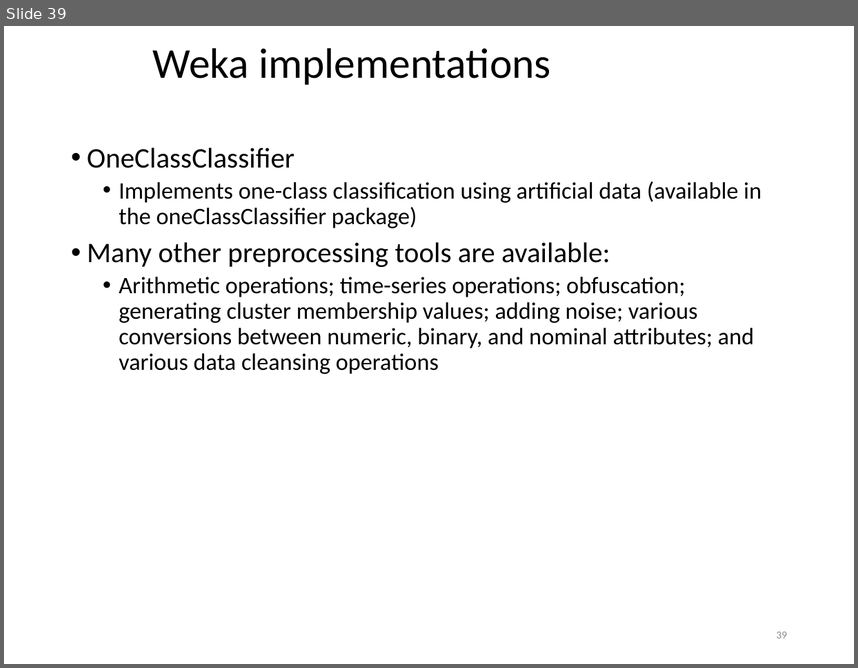
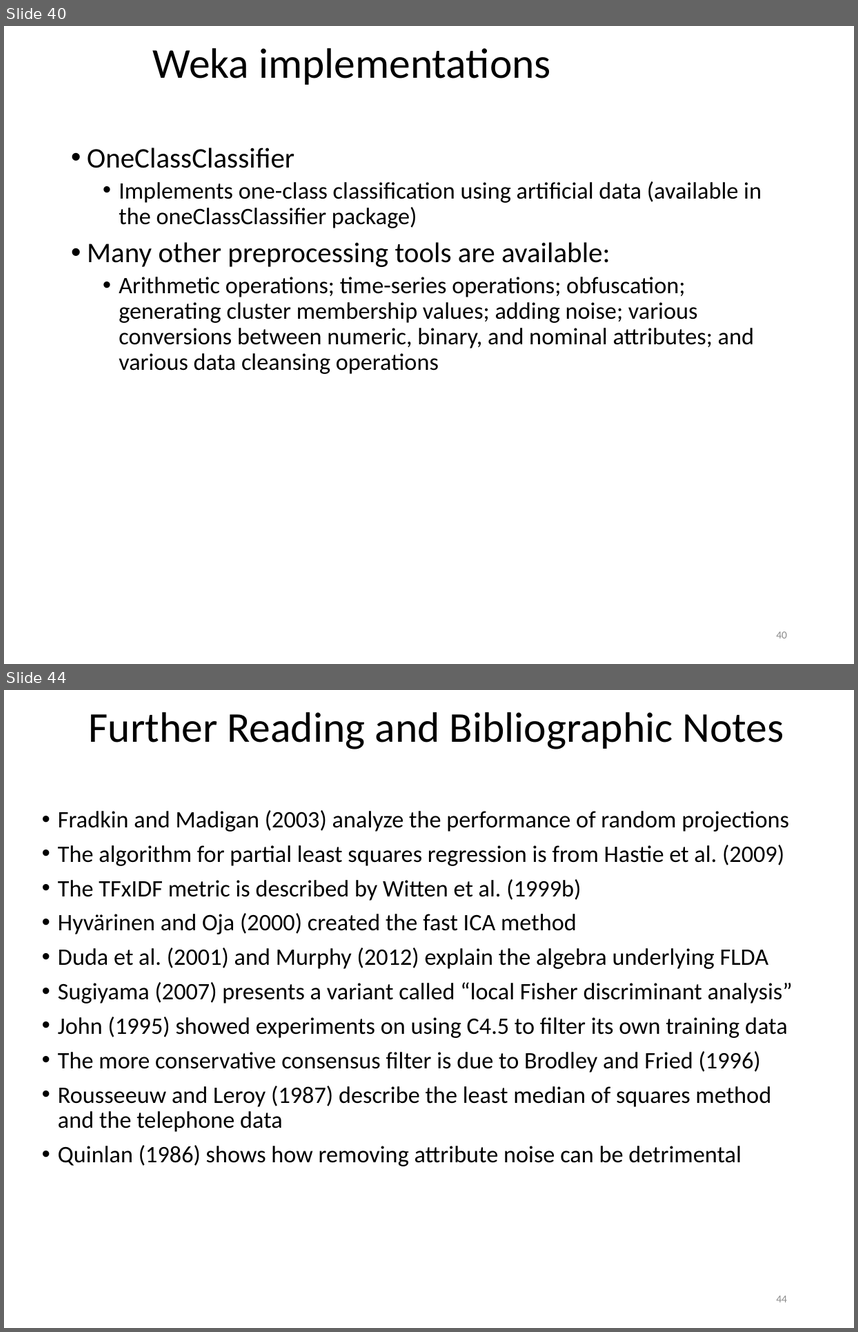
Before and after one commit to khaledmrasheed/khaledmrasheed.github.io, a slide deck: DMcourse/Chapter8.pptx. Shown one above the other, each under a label of ours: slide 39 before the commit, slides 40 and 44 after it; the slides between them are not shown. The pictures are 858x668 and 858x1332 pixels, drawn with LibreOffice and Linux fonts; fonts in the diff are those of the drawing. Boxes give left, top, right and bottom in pixels: in the first picture for what was removed or moved away, otherwise in the second. Text is boxed around its words. In the diff, an @@ line names an element or a change of style, - is before the commit and + after.

```diff
--- a/DMcourse/Chapter8.pptx
+++ b/DMcourse/Chapter8.pptx
@@ slide 44 added at [4, 690, 854, 1328], background #FFFFFF @@
@@ title added at [89, 712, 784, 749], 36 pt, text #000000 @@
+Further Reading and Bibliographic Notes
@@ text added at [58, 810, 793, 1166], 20 pt, text #000000 @@
+• Fradkin and Madigan (2003) analyze the performance of random projections
+• The algorithm for partial least squares regression is from Hastie et al. (2009)
+• The TFxIDF metric is described by Witten et al. (1999b)
+• Hyvärinen and Oja (2000) created the fast ICA method
+• Duda et al. (2001) and Murphy (2012) explain the algebra underlying FLDA
+• Sugiyama (2007) presents a variant called “local Fisher discriminant analysis”
+• John (1995) showed experiments on using C4.5 to filter its own training data
+• The more conservative consensus filter is due to Brodley and Fried (1996)
+• Rousseeuw and Leroy (1987) describe the least median of squares method and the telephone data
+• Quinlan (1986) shows how removing attribute noise can be detrimental
@@ page number added at [776, 1295, 787, 1302], 9 pt, text #8C8C8C @@
+44
@@ what was slide 39 is now slide 40 @@
@@ page number at [776, 631, 787, 638]: text changed @@
-39
+40
```
Also in this commit, not shown: 7 other slides added.
